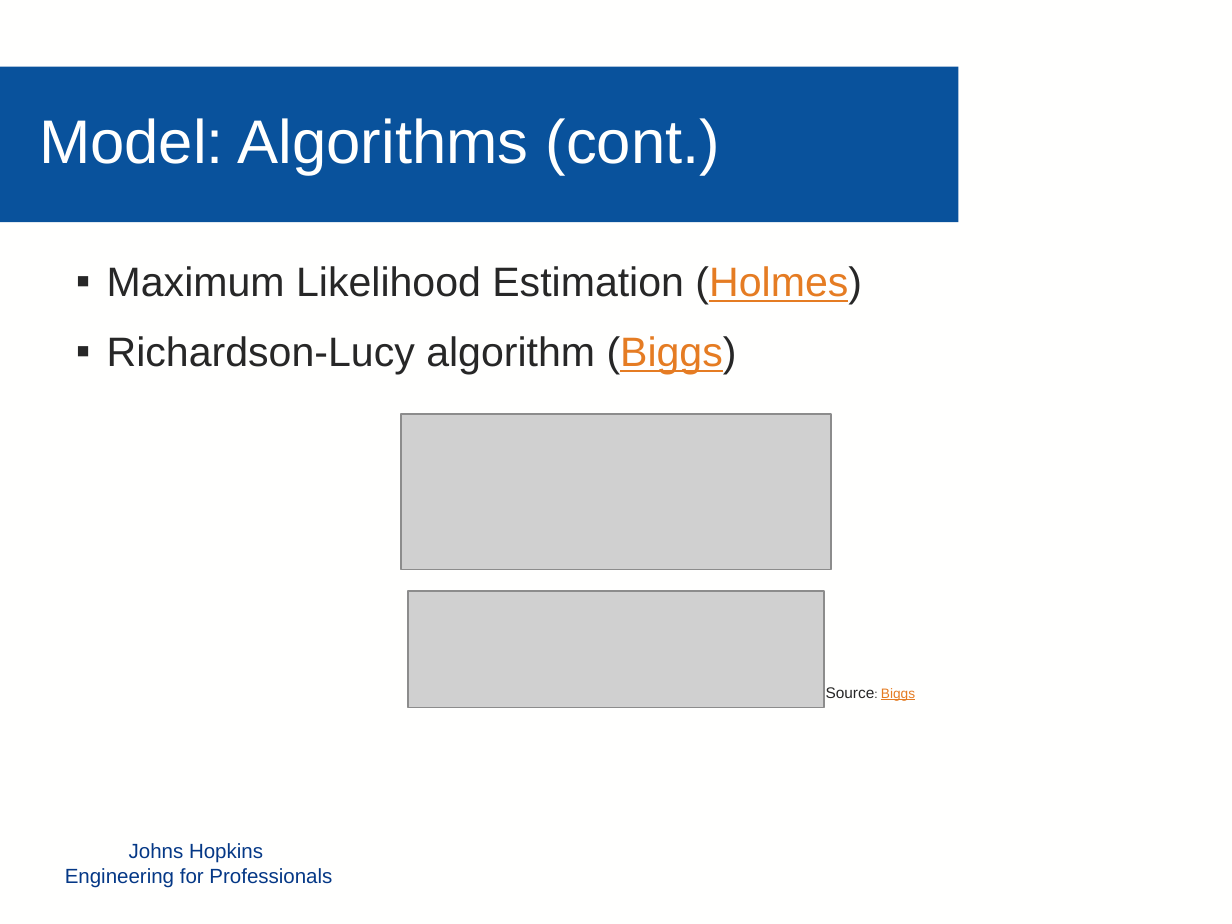
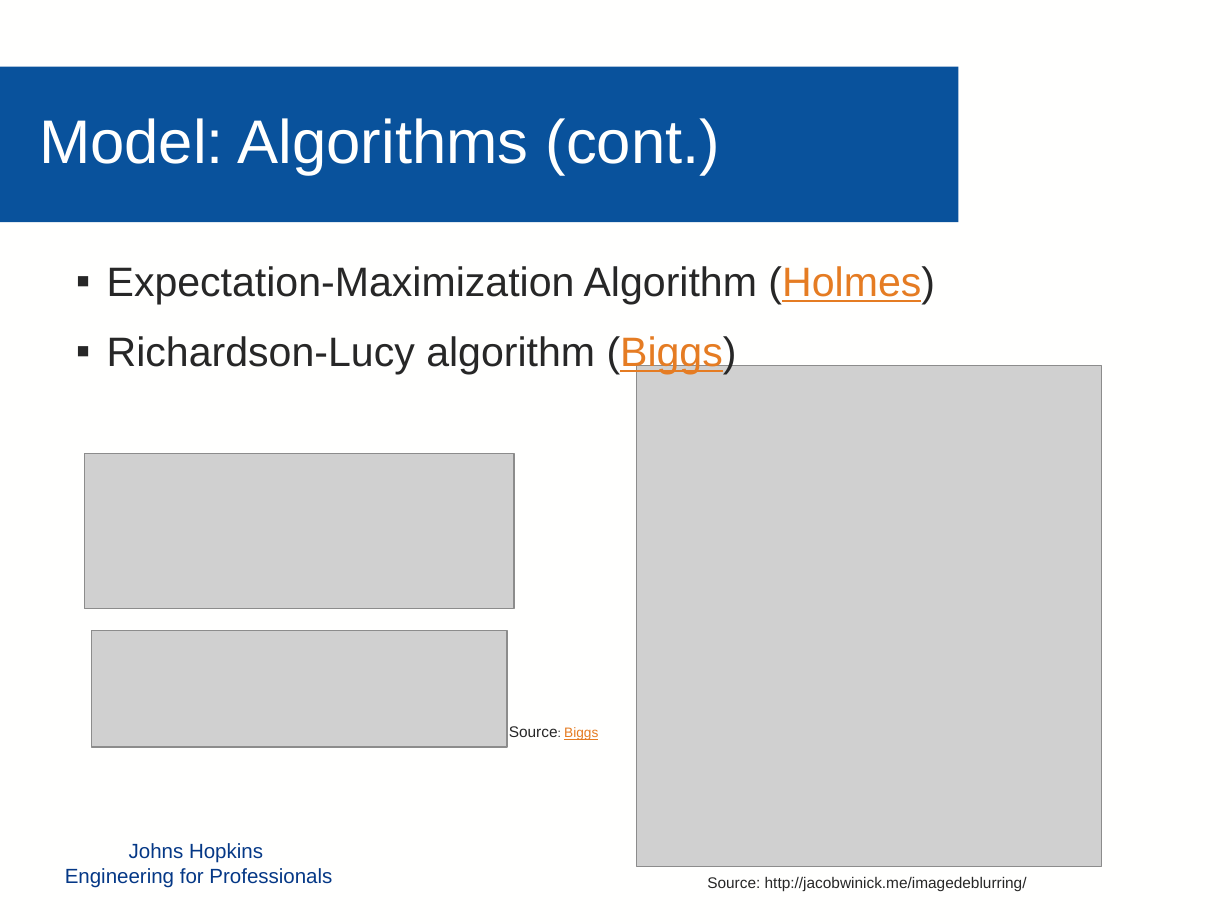
Before and after one commit to mollyn/matrixTheoryProject, a slide deck: slide 6 of Presentation/Diederich_Grassi_Nichols_PPT.pptx (slide 7 before the commit). Drawn at 1232x924 pixels with LibreOffice and Linux fonts; fonts in the diff are those of the drawing; grey boxes stand for pictures; background and template pictures are left out. Boxes give left, top, right and bottom in pixels: in the first picture for what was removed or moved away, otherwise in the second. Text is boxed around its words. In the diff, an @@ line names an element or a change of style, - is before the commit and + after.

```diff
--- a/Presentation/Diederich_Grassi_Nichols_PPT.pptx
+++ b/Presentation/Diederich_Grassi_Nichols_PPT.pptx
@@ text at (x1=107, y1=266, x2=935, y2=305): text changed @@
-▪ Maximum Likelihood Estimation (Holmes)
+▪ Expectation-Maximization Algorithm (Holmes)
@@ picture added at (x1=636, y1=366, x2=1100, y2=867) @@
@@ picture moved from (x1=402, y1=414, x2=832, y2=569) to (x1=84, y1=453, x2=514, y2=609) @@
@@ picture moved from (x1=408, y1=591, x2=824, y2=708) to (x1=91, y1=631, x2=508, y2=748) @@
@@ text "Source: Biggs" moved from (x1=826, y1=687, x2=915, y2=701) to (x1=509, y1=726, x2=598, y2=740) @@
@@ text added at (x1=707, y1=876, x2=1027, y2=891), 9 pt, text #272727 @@
+Source: http://jacobwinick.me/imagedeblurring/
```
Also in this commit, not shown: 5 other slides changed, 1 slide removed.
